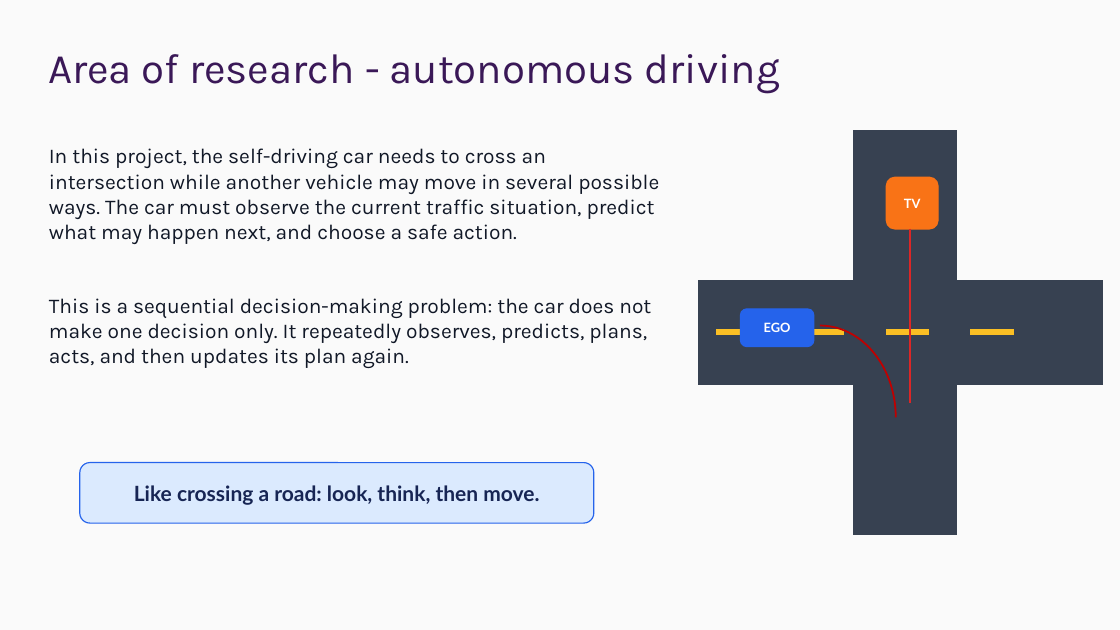
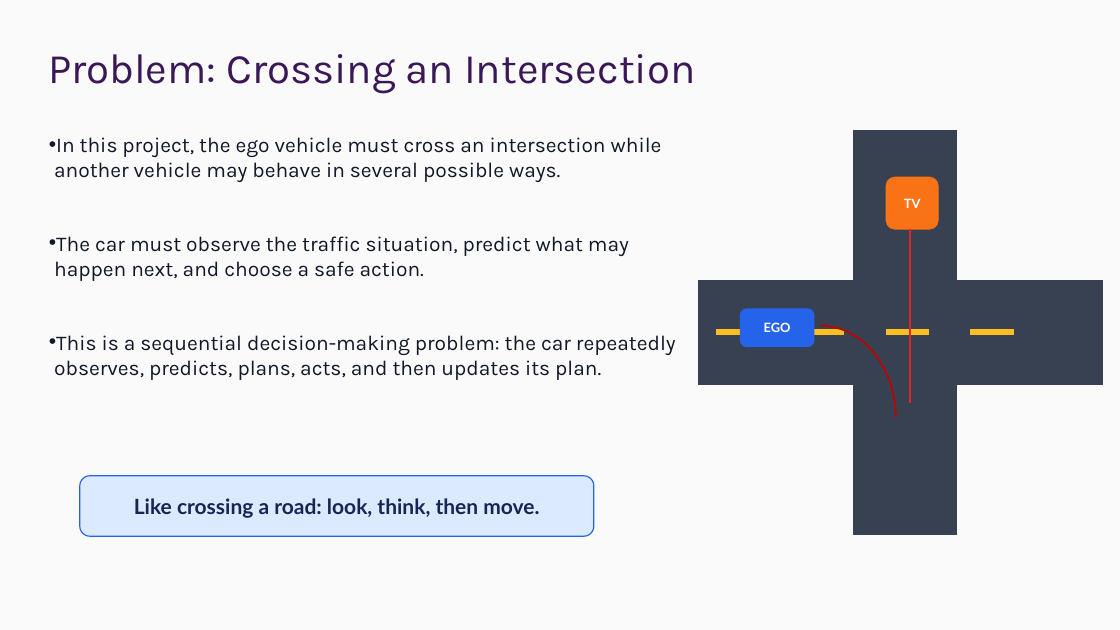
Before and after one commit to ChrisXiejq/Research-Project-IMLS, a slide deck: slide 3 of docs/presentation/25027138 - Presentation.pptx (slide 2 before the commit). Drawn at 1120x630 pixels with LibreOffice and Linux fonts; fonts in the diff are those of the drawing; background and template pictures are left out. Boxes give left, top, right and bottom in pixels: in the first picture for what was removed or moved away, otherwise in the second. Text is boxed around its words. In the diff, an @@ line names an element or a change of style, - is before the commit and + after.

```diff
--- a/docs/presentation/25027138 - Presentation.pptx
+++ b/docs/presentation/25027138 - Presentation.pptx
@@ title at box(48, 54, 695, 94): text changed @@
-Area of research - autonomous driving
+Problem: Crossing an Intersection
@@ text at box(54, 137, 676, 380): text changed @@
-In this project, the self-driving car needs to cross an intersection while another vehicle may move in several possible ways. The car must observe the current traffic situation, predict what may happen next, and choose a safe action.
-This is a sequential decision-making problem: the car does not make one decision only. It repeatedly observes, predicts, plans, acts, and then updates its plan again.
+• In this project, the ego vehicle must cross an intersection while another vehicle may behave in several possible ways.
+• The car must observe the traffic situation, predict what may happen next, and choose a safe action.
+• This is a sequential decision-making problem: the car repeatedly observes, predicts, plans, acts, and then updates its plan.
@@ rounded rectangle "Like crossing a road: look, ...": place and size @@
-rounded rectangle "Like crossing a road: look, ..." at box(80, 463, 594, 523)
+rounded rectangle "Like crossing a road: look, ..." at box(80, 476, 594, 536)
```
Also in this commit, not shown: 5 other slides changed, 3 slides added, 2 slides removed, 2 other files.
